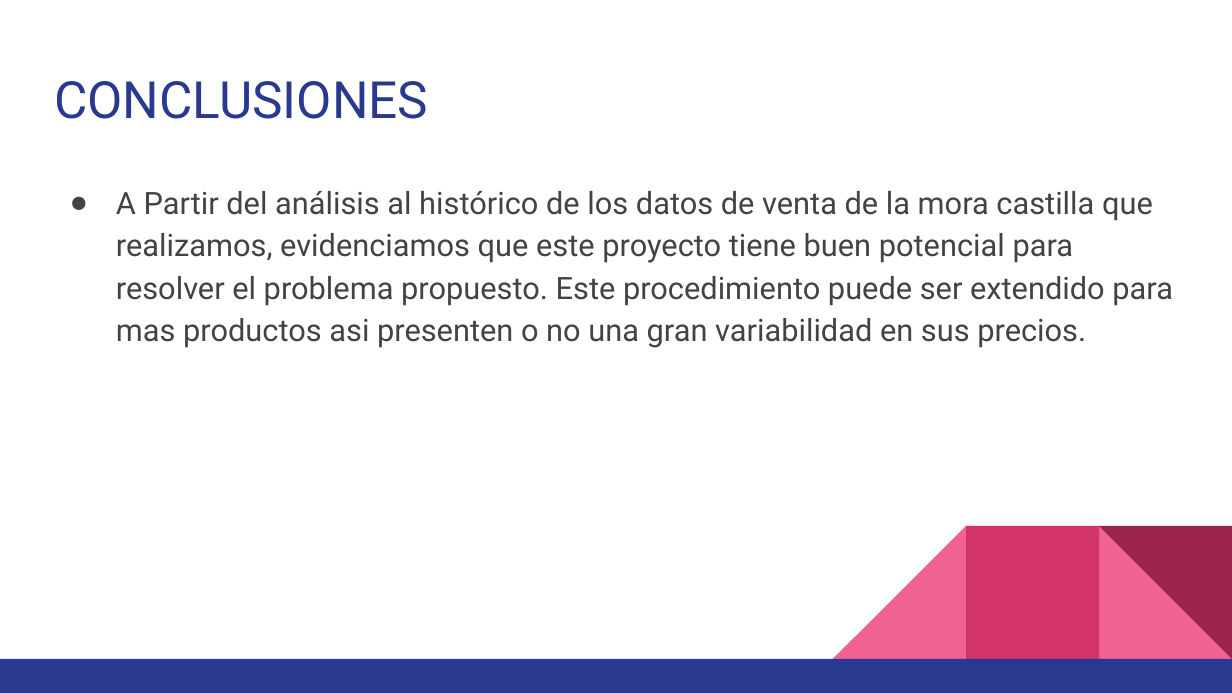
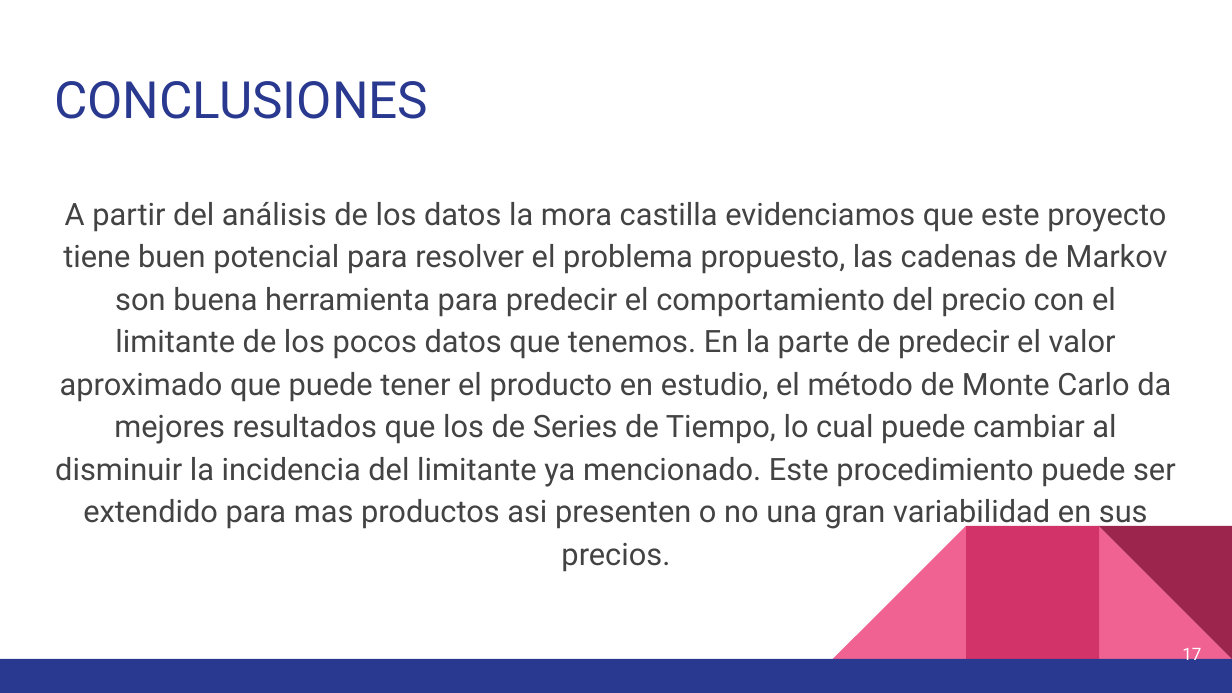
Before and after one commit to OscarAnCorzo/SimulacionMercadoAgricola, a slide deck: slide 17 of ProyFinalSimulation.pptx (slide 15 before the commit). Drawn at 1232x693 pixels with LibreOffice and Linux fonts; fonts in the diff are those of the drawing. Boxes give left, top, right and bottom in pixels: in the first picture for what was removed or moved away, otherwise in the second. Text is boxed around its words. In the diff, an @@ line names an element or a change of style, - is before the commit and + after.

Commit message:
agregacion de monte carlo

```diff
--- a/ProyFinalSimulation.pptx
+++ b/ProyFinalSimulation.pptx
@@ text at <box>55,202,1176,572</box>: text changed @@
-● A Partir del análisis al histórico de los datos de venta de la mora castilla que realizamos, evidenciamos que este proyecto tiene buen potencial para resolver el problema propuesto. Este procedimiento puede ser extendido para mas productos asi presenten o no una gran variabilidad en sus precios.
+A partir del análisis de los datos la mora castilla evidenciamos que este proyecto tiene buen potencial para resolver el problema propuesto, las cadenas de Markov son buena herramienta para predecir el comportamiento del precio con el limitante de los pocos datos que tenemos. En la parte de predecir el valor aproximado que puede tener el producto en estudio, el método de Monte Carlo da mejores resultados que los de Series de Tiempo, lo cual puede cambiar al disminuir la incidencia del limitante ya mencionado. Este procedimiento puede ser extendido para mas productos asi presenten o no una gran variabilidad en sus precios.
@@ page number added at <box>1182,648,1201,665</box>, 10 pt, text #FFFFFF @@
+17
```
Also in this commit, not shown: 15 other slides changed, 2 slides added, 2 other files.
